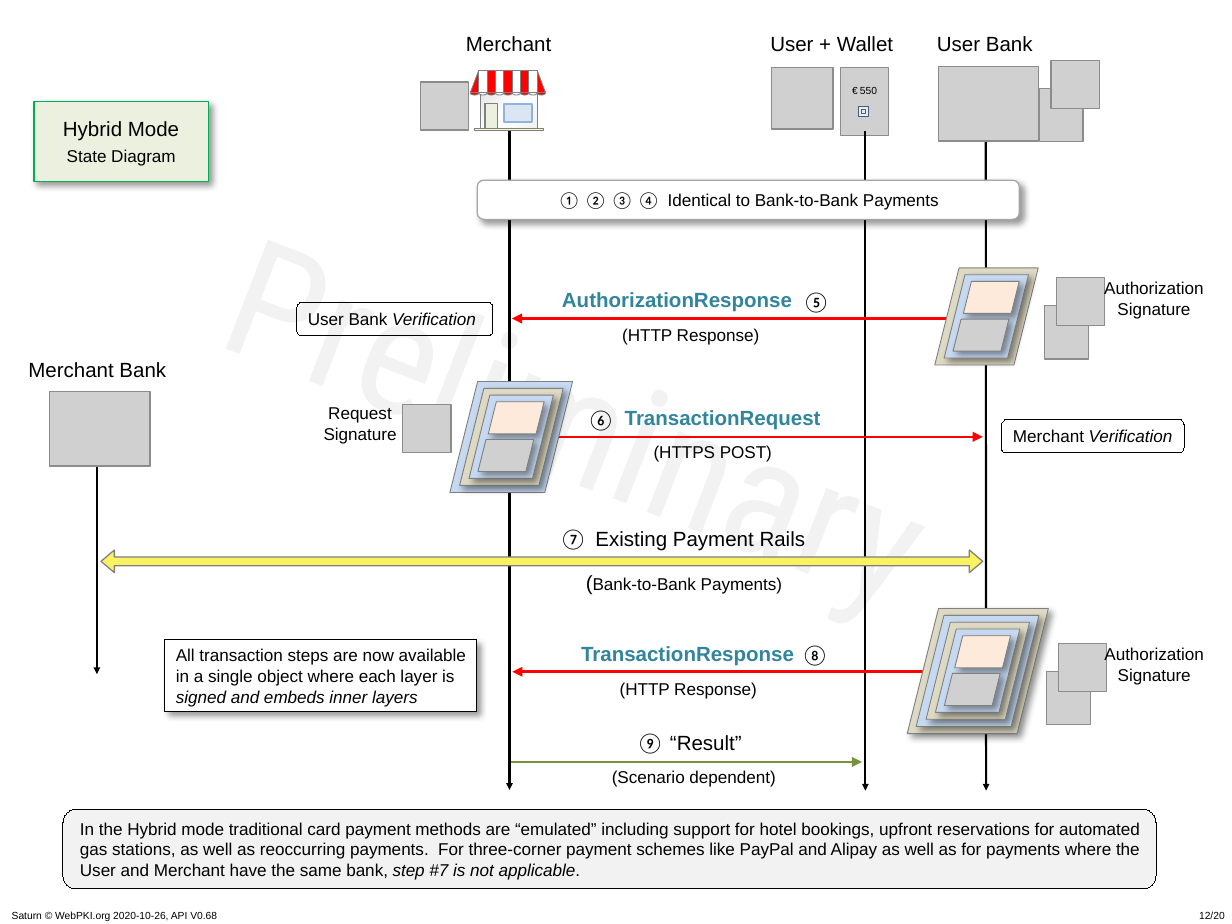
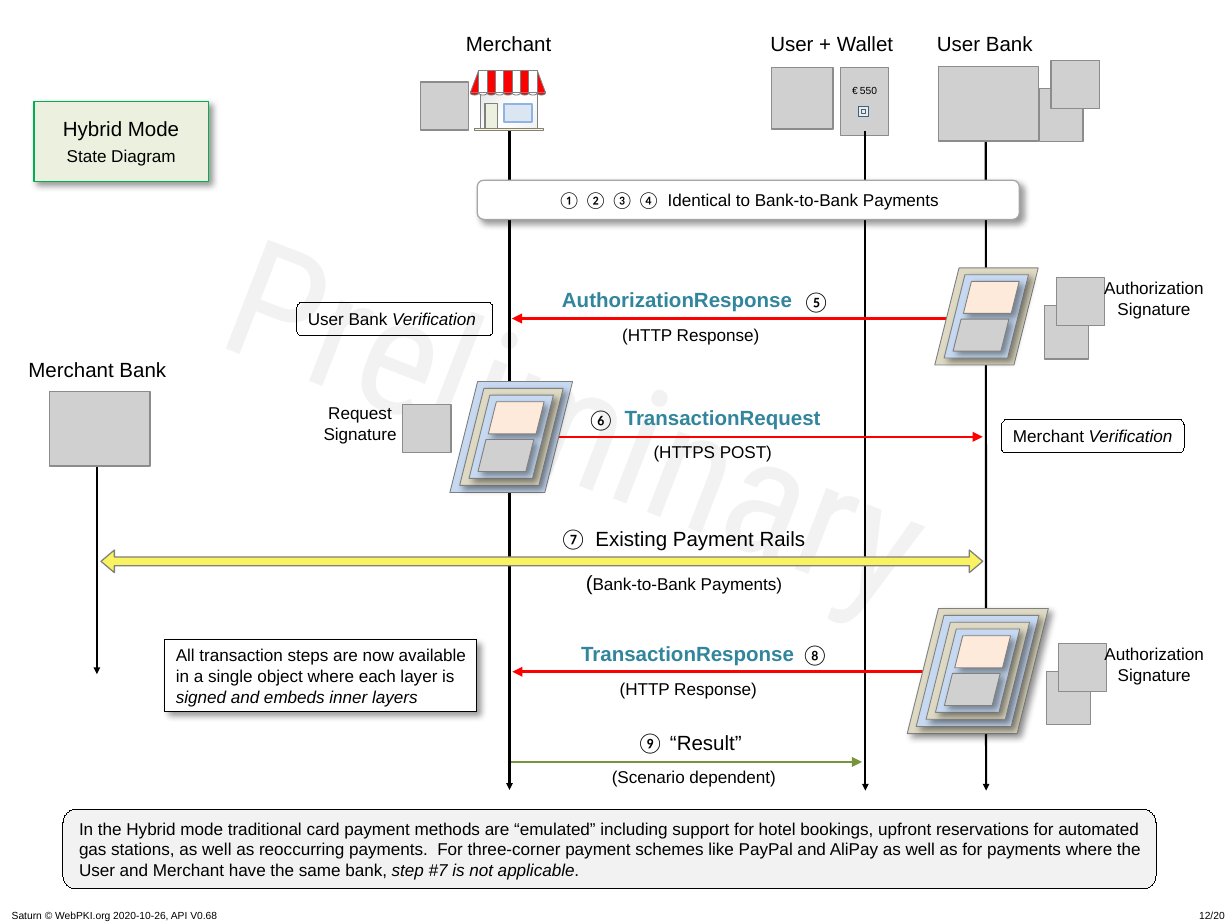
Before and after one commit to cyberphone/doc, a slide deck: slide 12 of saturn/saturn-v3-presentation.pptx. Drawn at 1232x924 pixels with LibreOffice and Linux fonts; fonts in the diff are those of the drawing; grey boxes stand for pictures; background and template pictures are left out. Boxes give left, top, right and bottom in pixels: in the first picture for what was removed or moved away, otherwise in the second. Text is boxed around its words. In the diff, an @@ line names an element or a change of style, - is before the commit and + after.

```diff
--- a/saturn/saturn-v3-presentation.pptx
+++ b/saturn/saturn-v3-presentation.pptx
@@ text in rounded rectangle at [79,822,1141,880]: text changed @@
-In the Hybrid mode traditional card payment methods are “emulated” including support for hotel bookings, upfront reservations for automated gas stations, as well as reoccurring payments. For three-corner payment schemes like PayPal and Alipay as well as for payments where the User and Merchant have the same bank, step #7 is not applicable.
+In the Hybrid mode traditional card payment methods are “emulated” including support for hotel bookings, upfront reservations for automated gas stations, as well as reoccurring payments. For three-corner payment schemes like PayPal and AliPay as well as for payments where the User and Merchant have the same bank, step #7 is not applicable.
```
Also in this commit, not shown: 1 other file.
